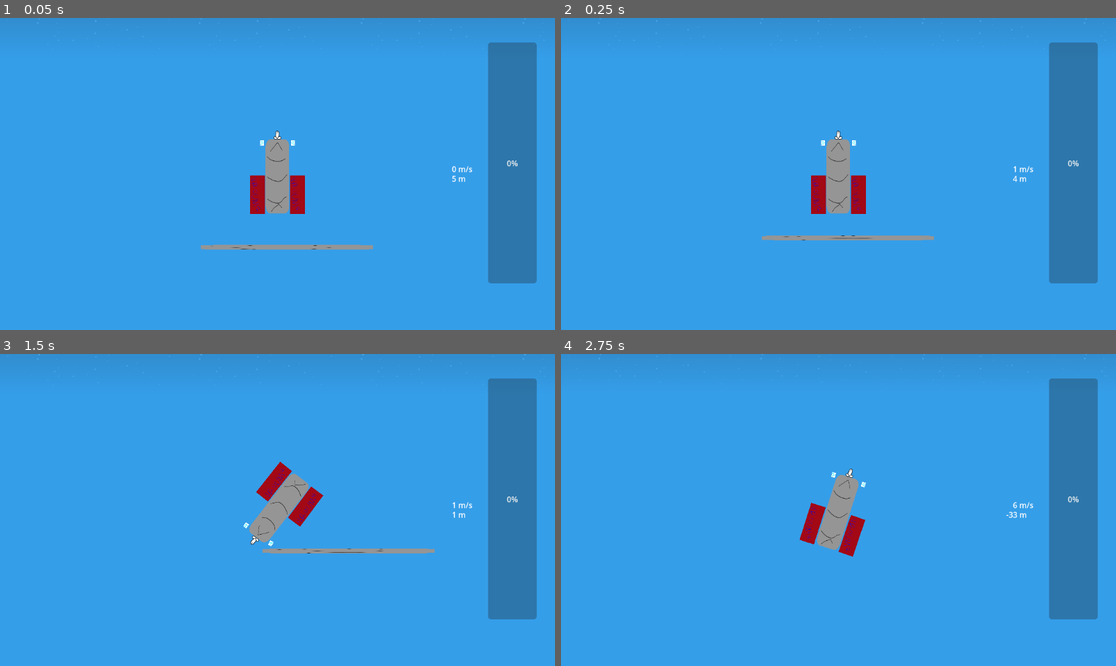
Above: before the commit, frames 1-4 (two rows, left to right).
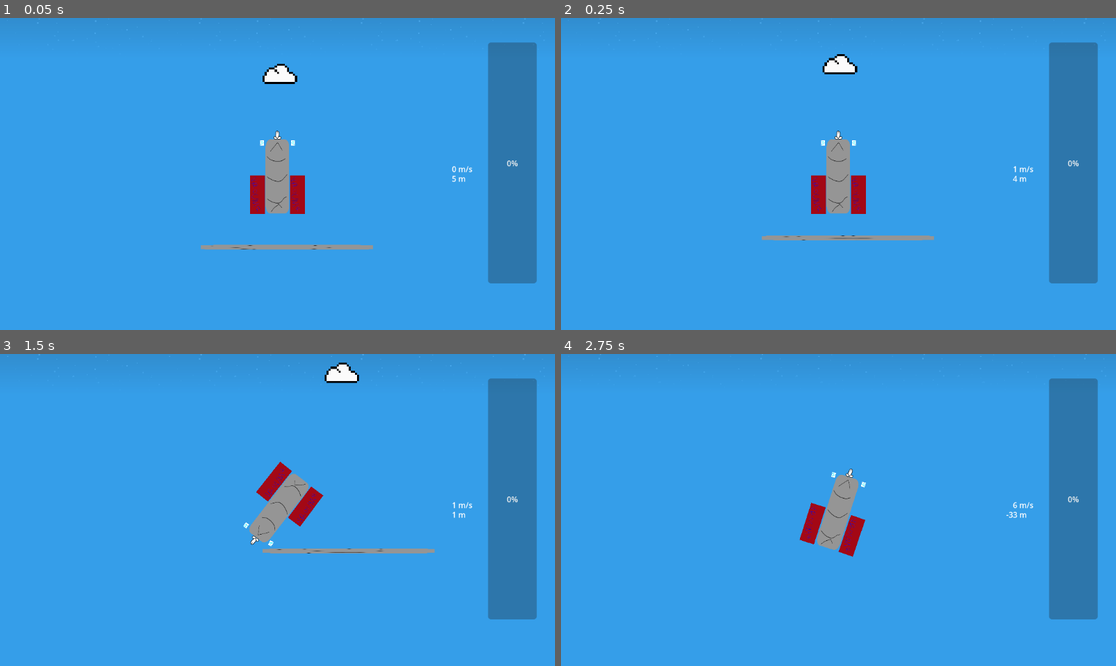
Above: after the commit, the same moments.

Repository: martin-danhier/to-the-moon
Game: Godot game, scene res://exploration.tscn
Two runs of this game, one before a commit and one after it. Both use one fixed random seed, a clock stepped at 60 frames per second and the inputs below.
Inputs:
- Up to frame 1 (0.05 s): no input
- Up to frame 2 (0.25 s): no input
- Up to frame 3 (1.5 s): hold Z (thruster_0) 0.53-1.28 s
- Up to frame 4 (2.75 s): hold Z (thruster_0) from 2.03 s (still down)

The runs differ from the first frame. In frame 1, 0.3% of the frame differs, in the area x 47-54%, y 14-22%; in frame 2, 0.3%, in the area x 47-54%, y 11-19%; in frame 3, 0.3%; in frame 4, nothing differs.

Commit message:
linking collisionssssssssss

Diff:
--- a/exploration.tscn
+++ b/exploration.tscn
@@ -6,6 +6,7 @@
 [ext_resource type="Script" uid="uid://cf6dt8toe3la7" path="res://speedometer.gd" id="5_c4mc6"]
 [ext_resource type="PackedScene" uid="uid://b7qc0gwls2n0v" path="res://sky_box.tscn" id="6_5taav"]
 [ext_resource type="Script" uid="uid://beqlt2q17j7xk" path="res://altimeter.gd" id="6_88ct5"]
+[ext_resource type="PackedScene" uid="uid://chm0050y35420" path="res://obstacles/obstacle.tscn" id="7_5taav"]
 
 [sub_resource type="RectangleShape2D" id="RectangleShape2D_1yu1n"]
 size = Vector2(510, 14)
@@ -65,3 +66,6 @@
 
 [node name="Rocket" parent="." instance=ExtResource("1_1yu1n")]
 position = Vector2(-23, -128)
+
+[node name="Obstacle" parent="." instance=ExtResource("7_5taav")]
+position = Vector2(-4, -458)
--- a/rocket.tscn
+++ b/rocket.tscn
@@ -181,3 +181,9 @@
 node_b = NodePath("../body_0")
 length = 1.0
 initial_offset = 1.0
+
+[connection signal="body_entered" from="body_0" to="." method="_on_rocket_part_body_entered"]
+[connection signal="body_entered" from="thruster_left" to="." method="_on_rocket_part_body_entered"]
+[connection signal="body_entered" from="thruster_right" to="." method="_on_rocket_part_body_entered"]
+[connection signal="body_entered" from="side_thruster_left" to="." method="_on_rocket_part_body_entered"]
+[connection signal="body_entered" from="side_thruster_right" to="." method="_on_rocket_part_body_entered"]
Not shown: 1 places in exploration.tscn that only renumber resources
